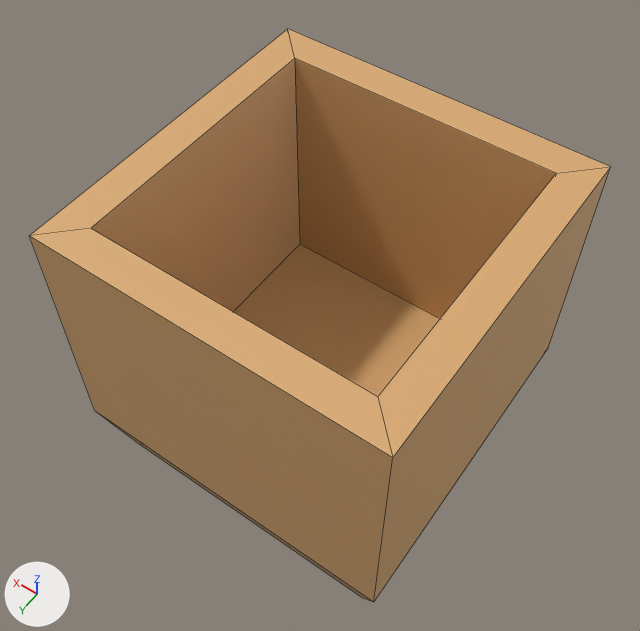
Two versions of the Blender file Assets/Art/3D/Environment/Object/Files/cauldron.blend, one commit apart.
Both versions are drawn from a 50 mm lens placed at (-1.042, 1.507, 3.001), pointed at (0.04, -0.008, 0.621). The lights are fixed; the arrows at lower left show +X, +Y and +Z. Mesh edges are drawn as thin lines.
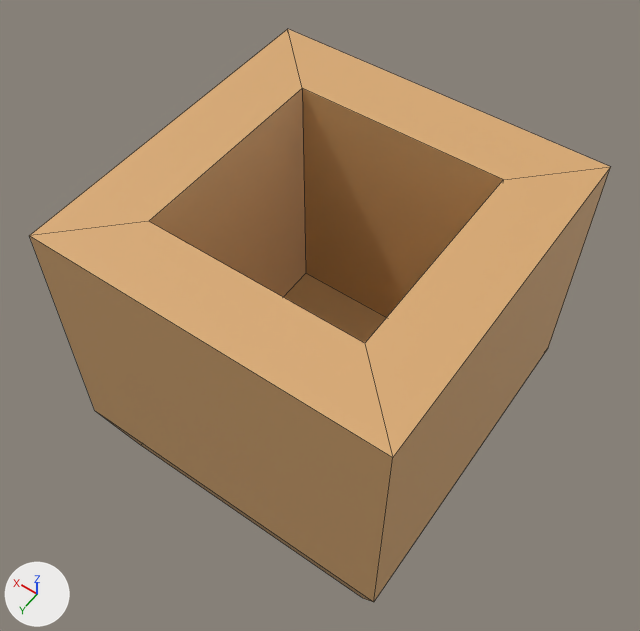
The edits, one by one:
me_cube_001 has 20 vertices, 18 faces and spans x -0.598..0.598, y -0.598..0.598, z 0.0..1.196.
me_cube_001 is used by ob_cube; location (0.0, 0.0, 0.0).
Part 1, on me_cube_001:
Vertex 1 of me_cube_001 moves from (-0.479, -0.479, 1.196) at pixel (556, 173) to (-0.365, -0.365, 1.196) at pixel (503, 179).
Vertex 3 of me_cube_001 moves from (-0.479, 0.479, 1.196) at pixel (377, 396) to (-0.365, 0.365, 1.196) at pixel (364, 343).
Vertex 5 of me_cube_001 moves from (0.479, -0.479, 1.196) at pixel (294, 58) to (0.365, -0.365, 1.196) at pixel (302, 88).
Vertex 7 of me_cube_001 moves from (0.479, 0.479, 1.196) at pixel (90, 228) to (0.365, 0.365, 1.196) at pixel (148, 221).
Vertex 16 of me_cube_001 moves from (-0.479, -0.479, 0.283) to (-0.365, -0.365, 0.283).
Vertex 17 of me_cube_001 moves from (-0.479, 0.479, 0.283) to (-0.365, 0.365, 0.283).
Vertex 18 of me_cube_001 moves from (0.479, 0.479, 0.283) to (0.365, 0.365, 0.283).
Vertex 19 of me_cube_001 moves from (0.479, -0.479, 0.283) at pixel (299, 244) to (0.365, -0.365, 0.283) at pixel (305, 273).

Location of each change, [x1, y1, x2, y2] in pixels of the pictures (640 x 631 px; the box of a moved part takes in the faces that stretch with it):
part 1 of me_cube_001, moved or reshaped: [88, 55, 560, 400] in both
